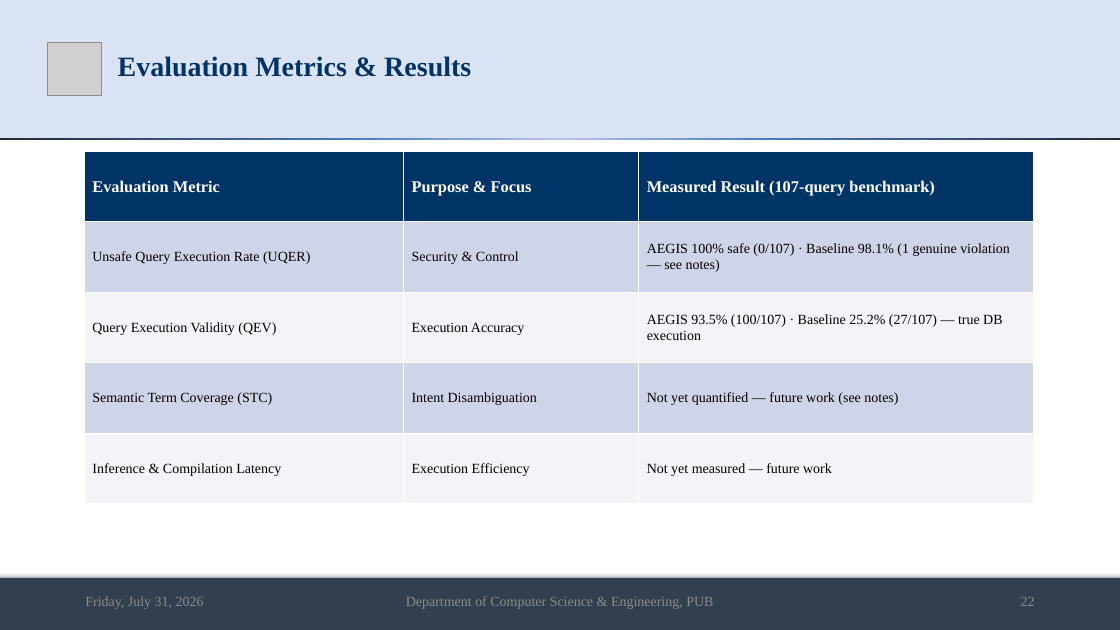
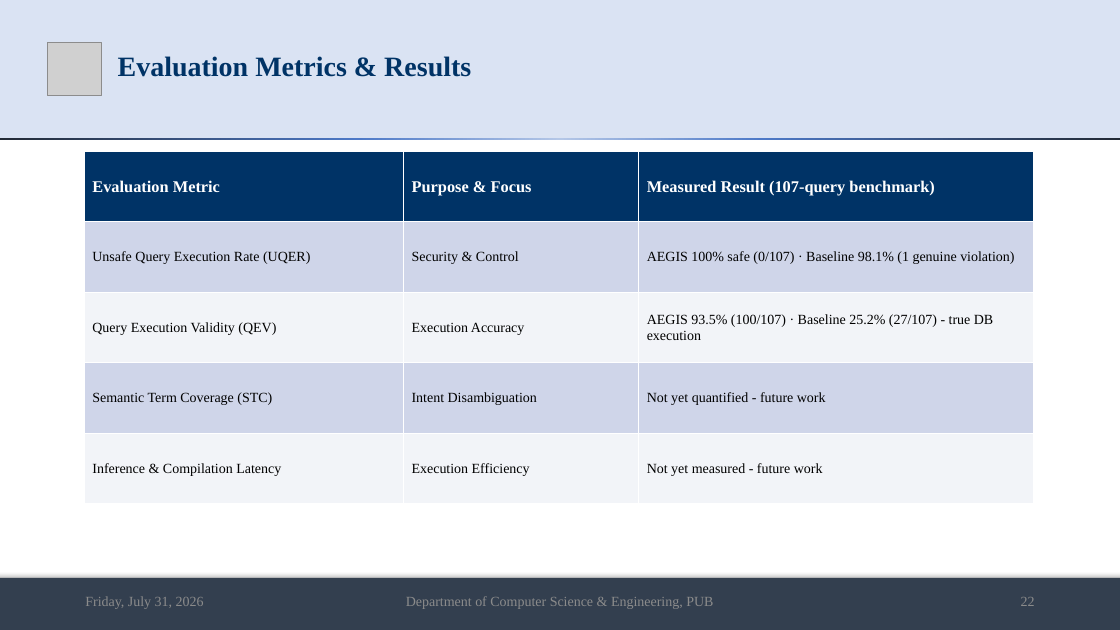
Before and after one commit to md-riaz/AEGIS-Research, a slide deck: slide 22 of docs/scripts/Md_Riaz_Mid_Defense_Final_0322310105101024.pptx. Drawn at 1120x630 pixels with LibreOffice and Linux fonts; fonts in the diff are those of the drawing; grey boxes stand for pictures. Boxes give left, top, right and bottom in pixels: in the first picture for what was removed or moved away, otherwise in the second. Text is boxed around its words. In the diff, an @@ line names an element or a change of style, - is before the commit and + after.

```diff
--- a/docs/scripts/Md_Riaz_Mid_Defense_Final_0322310105101024.pptx
+++ b/docs/scripts/Md_Riaz_Mid_Defense_Final_0322310105101024.pptx
@@ table at bbox=[84, 151, 1033, 504] @@
-row 2, column 3: AEGIS 100% safe (0/107) · Baseline 98.1% (1 genuine violation — see notes)
+row 2, column 3: AEGIS 100% safe (0/107) · Baseline 98.1% (1 genuine violation)
-row 3, column 3: AEGIS 93.5% (100/107) · Baseline 25.2% (27/107) — true DB execution
+row 3, column 3: AEGIS 93.5% (100/107) · Baseline 25.2% (27/107) - true DB execution
-row 4, column 3: Not yet quantified — future work (see notes)
+row 4, column 3: Not yet quantified - future work
-row 5, column 3: Not yet measured — future work
+row 5, column 3: Not yet measured - future work
```
Also in this commit, not shown: 3 other slides changed, 2 other files.
